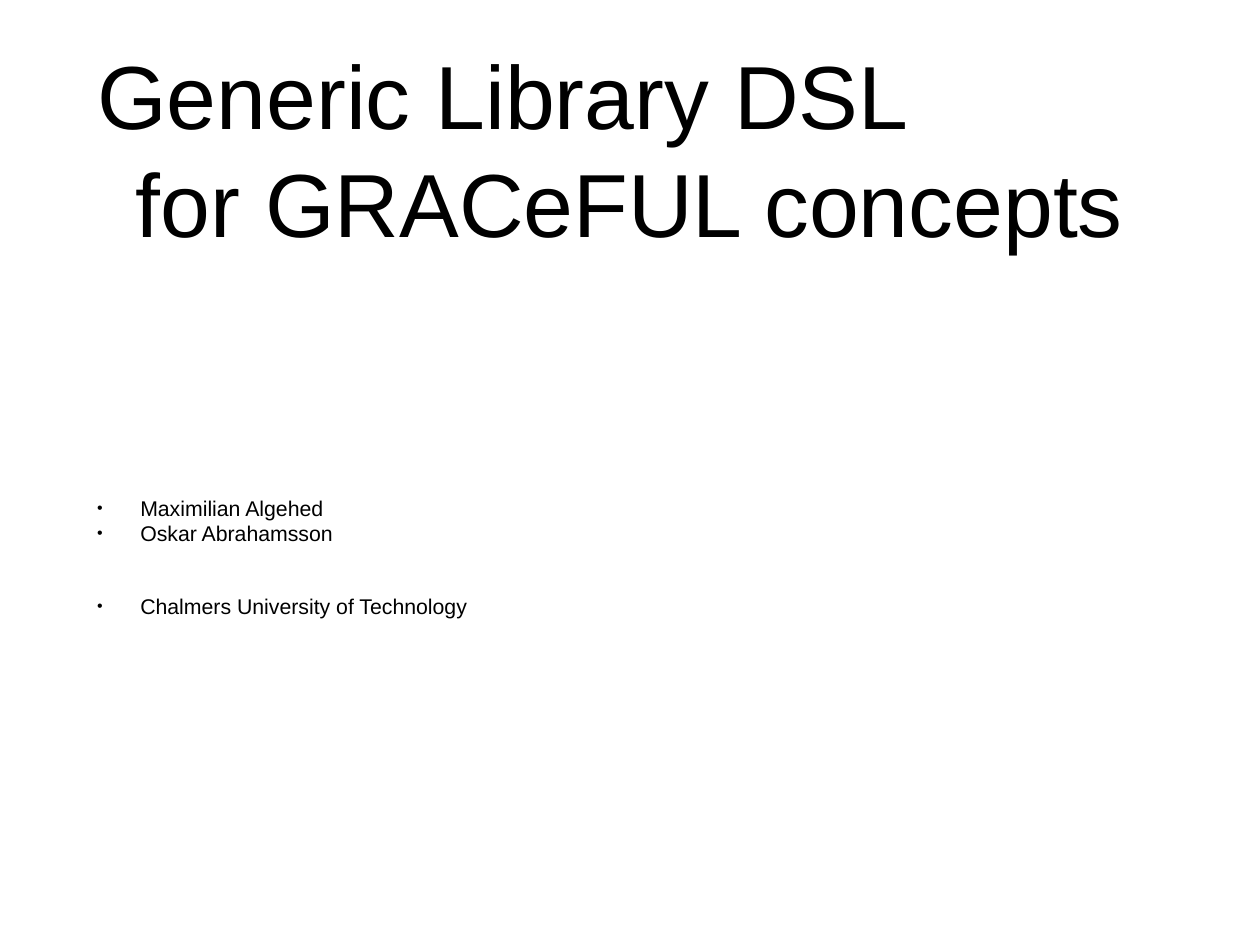
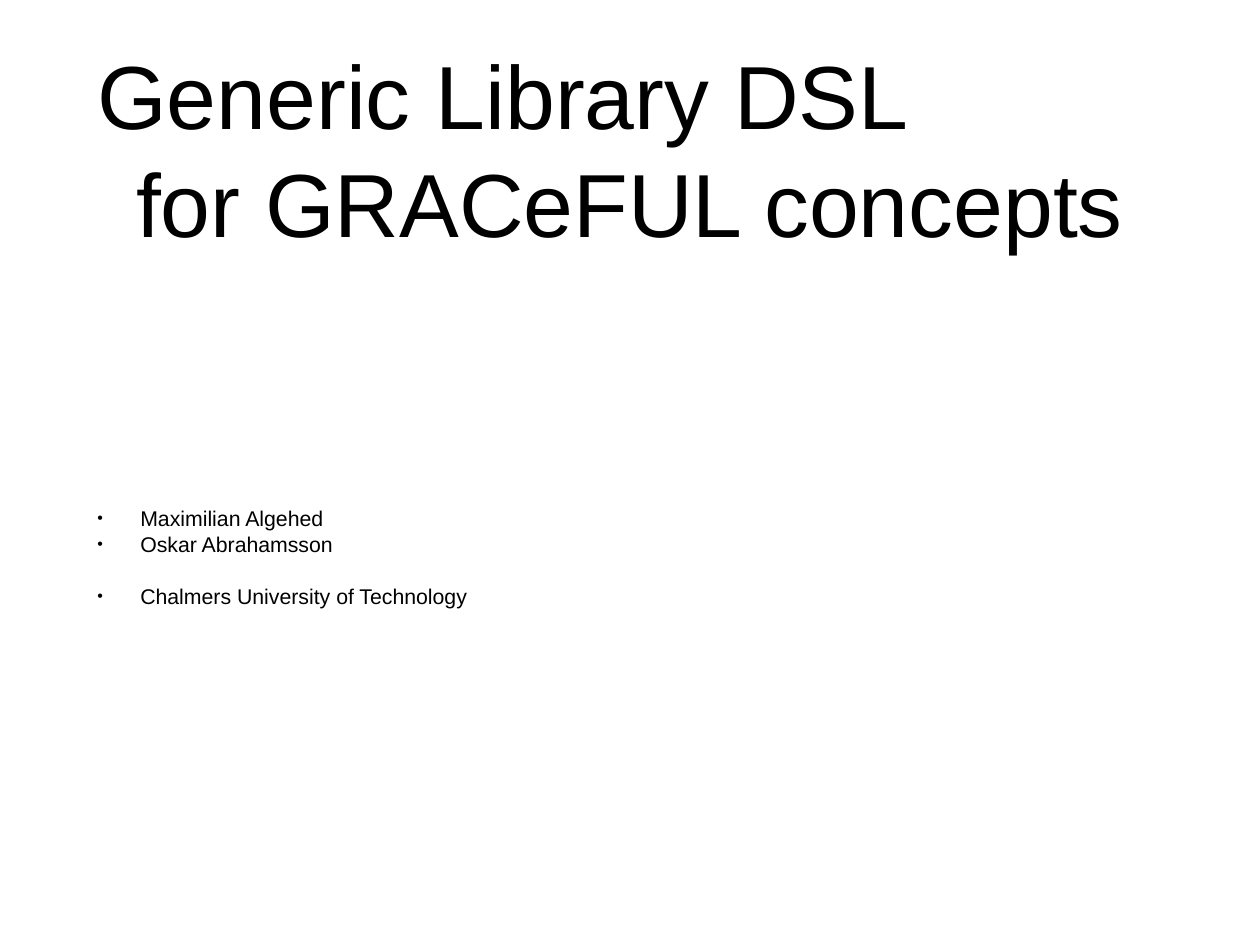
Before and after one commit to GRACeFUL-project/GRACe, a slide deck: slide 1 of doc/GL_DSL_PPT.pptx. Drawn at 1260x945 pixels with LibreOffice and Linux fonts; fonts in the diff are those of the drawing. Boxes give left, top, right and bottom in pixels: in the first picture for what was removed or moved away, otherwise in the second. Text is boxed around its words. In the diff, an @@ line names an element or a change of style, - is before the commit and + after.

```diff
--- a/doc/GL_DSL_PPT.pptx
+++ b/doc/GL_DSL_PPT.pptx
@@ text "Maximilian Algehed" rewrapped from box(140, 500, 466, 619) to box(140, 510, 466, 609) @@
```
Also in this commit, not shown: 4 other slides changed, 1 slide removed, 1 other file.
